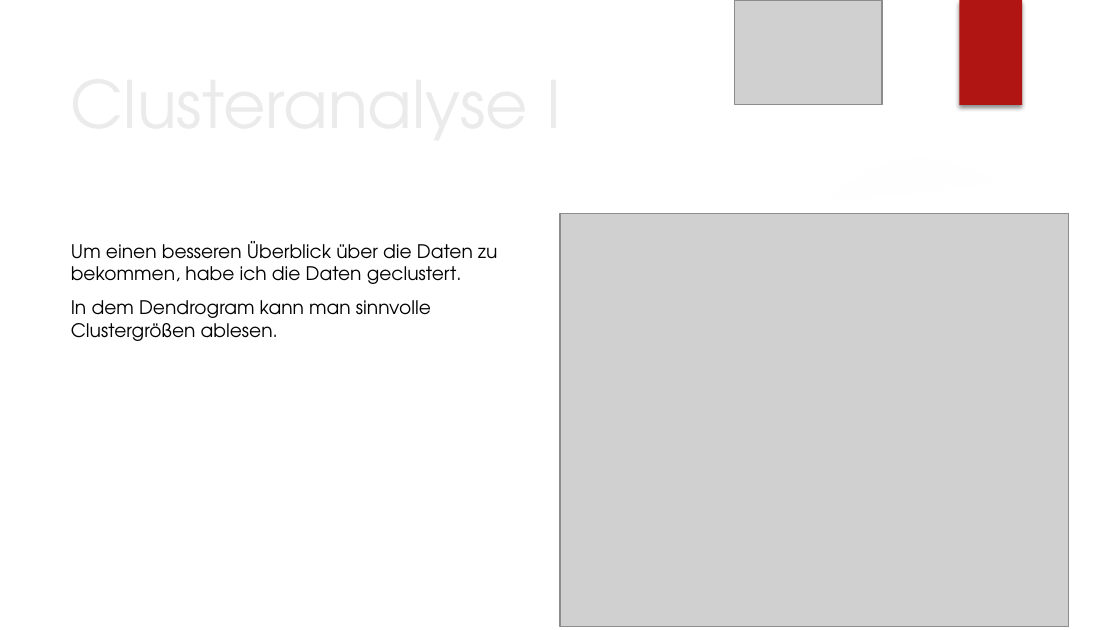
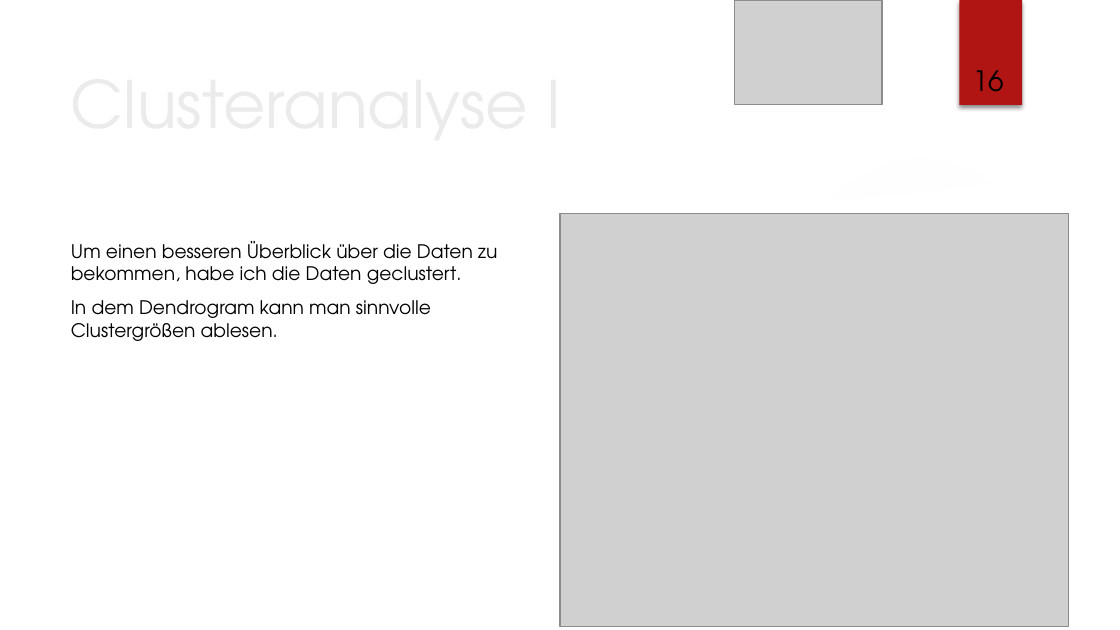
Before and after one commit to lz039/Gw2Trading, a slide deck: slide 16 of reports/presentation_custom_design.pptx (slide 15 before the commit). Drawn at 1120x630 pixels with LibreOffice and Linux fonts; fonts in the diff are those of the drawing; grey boxes stand for pictures; background and template pictures are left out. Boxes give left, top, right and bottom in pixels: in the first picture for what was removed or moved away, otherwise in the second. Text is boxed around its words. In the diff, an @@ line names an element or a change of style, - is before the commit and + after.

```diff
--- a/reports/presentation_custom_design.pptx
+++ b/reports/presentation_custom_design.pptx
@@ page number added at (973,70,1004,92), 18 pt, text #000000 @@
+16
```
Also in this commit, not shown: 25 other slides changed, 1 slide added, 1 other file.
